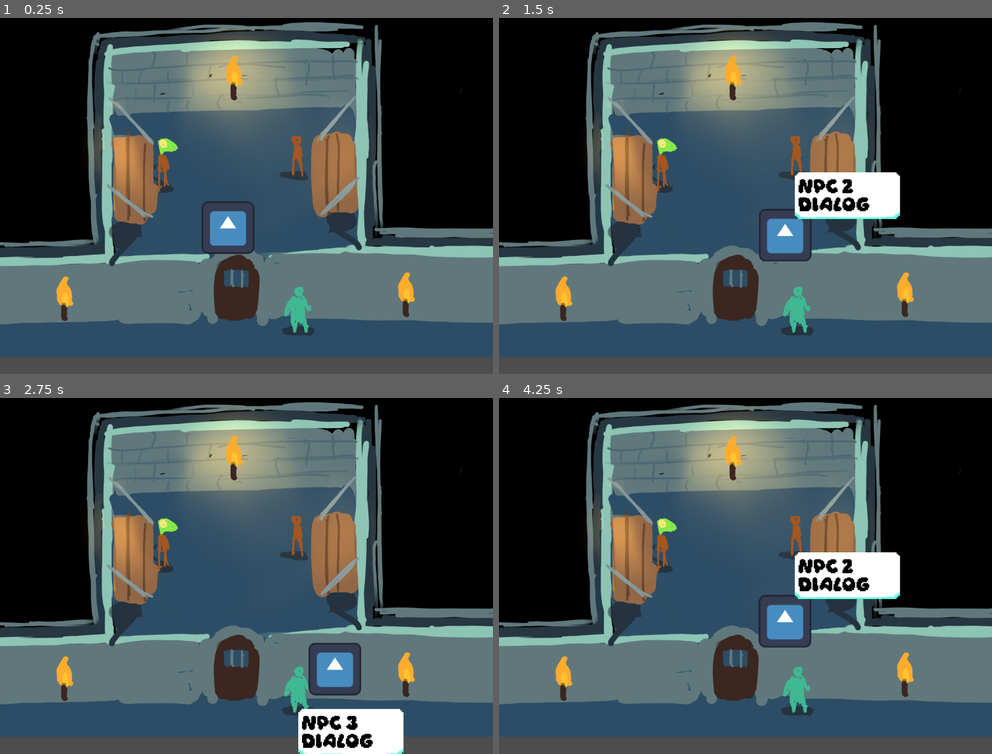
Above: before the commit, frames 1-4 (two rows, left to right).
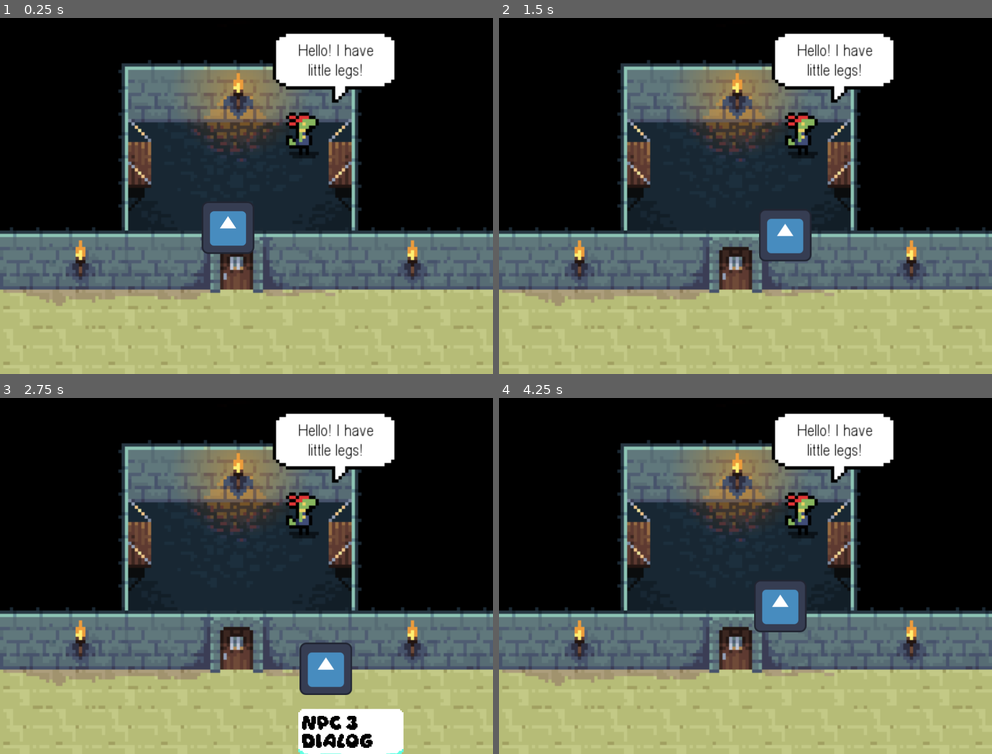
Above: after the commit, the same moments.

Repository: tombuben/gamerpie_gamejam_2025
Game: Godot game, scene res://levels/level_1.tscn
Same seed, same stepped clock (60 frames per second), same inputs: the game is played once before the commit and once after it. The engine's default icon, where the game draws it, is replaced by a stand-in: a white triangle on a blue panel in a dark square.
Inputs:
- Up to frame 1 (0.25 s): no input
- Up to frame 2 (1.5 s): tap Enter at 0.5 s; hold D (right) 0.53-1.28 s; hold S (down) from 1.28 s (still down)
- Up to frame 3 (2.75 s): release S (down) at 2.03 s; hold D (right) from 2.03 s (still down)
- Up to frame 4 (4.25 s): release D (right) at 2.78 s; hold W (up) 2.78-3.53 s; hold A (left) from 3.53 s (still down)

The runs differ from the first frame. In frame 1, 65% of the frame differs, in the area x 0-100%, y 1-100%; in frame 2, 65%; in frame 3, 63%; in frame 4, 66%.

Commit message:
updated sketch image

Diff:
--- a/levels/level_1.tscn
+++ b/levels/level_1.tscn
@@ -8,28 +8,30 @@
 [node name="Level1" type="Node2D"]
 
 [node name="SketchLevel1" type="Sprite2D" parent="."]
+position = Vector2(600, 450)
+scale = Vector2(2, 2)
+texture = ExtResource("1_t1s7n")
+
+[node name="StaticBody2D" type="StaticBody2D" parent="."]
 position = Vector2(595, 424)
 scale = Vector2(0.35, 0.35)
-texture = ExtResource("1_t1s7n")
 
-[node name="StaticBody2D" type="StaticBody2D" parent="SketchLevel1"]
-
-[node name="CollisionPolygon2D" type="CollisionPolygon2D" parent="SketchLevel1/StaticBody2D"]
-polygon = PackedVector2Array(-1902.86, 565.714, -888.571, 571.429, -934.286, -448.571, 765.714, -508.571, 791.429, 574.286, 1877.14, 577.143, 1868.57, -1351.43, -1868.57, -1314.29)
+[node name="CollisionPolygon2D" type="CollisionPolygon2D" parent="StaticBody2D"]
+polygon = PackedVector2Array(-1905.71, 785.714, -817.143, 765.714, -817.143, -405.714, 771.429, -400, 751.429, 745.714, 1780, 754.286, 1868.57, -1351.43, -1868.57, -1314.29)
 
 [node name="PlayerCharacter" parent="." instance=ExtResource("1_q2wdn")]
 position = Vector2(555, 543)
 friction = 0.2
 
 [node name="NpcCharacter" parent="." instance=ExtResource("3_tl17o")]
-position = Vector2(393, 435)
+position = Vector2(382, 370)
 
 [node name="BubbleSlot" type="Node2D" parent="NpcCharacter"]
 script = ExtResource("4_ise4s")
 lines = Array[String](["NPC 1 dialog"])
 
 [node name="NpcCharacter2" parent="." instance=ExtResource("3_tl17o")]
-position = Vector2(720, 408)
+position = Vector2(733, 341)
 
 [node name="BubbleSlot" type="Node2D" parent="NpcCharacter2"]
 script = ExtResource("4_ise4s")
Binary file changed: assets/sketch_level_1.png
